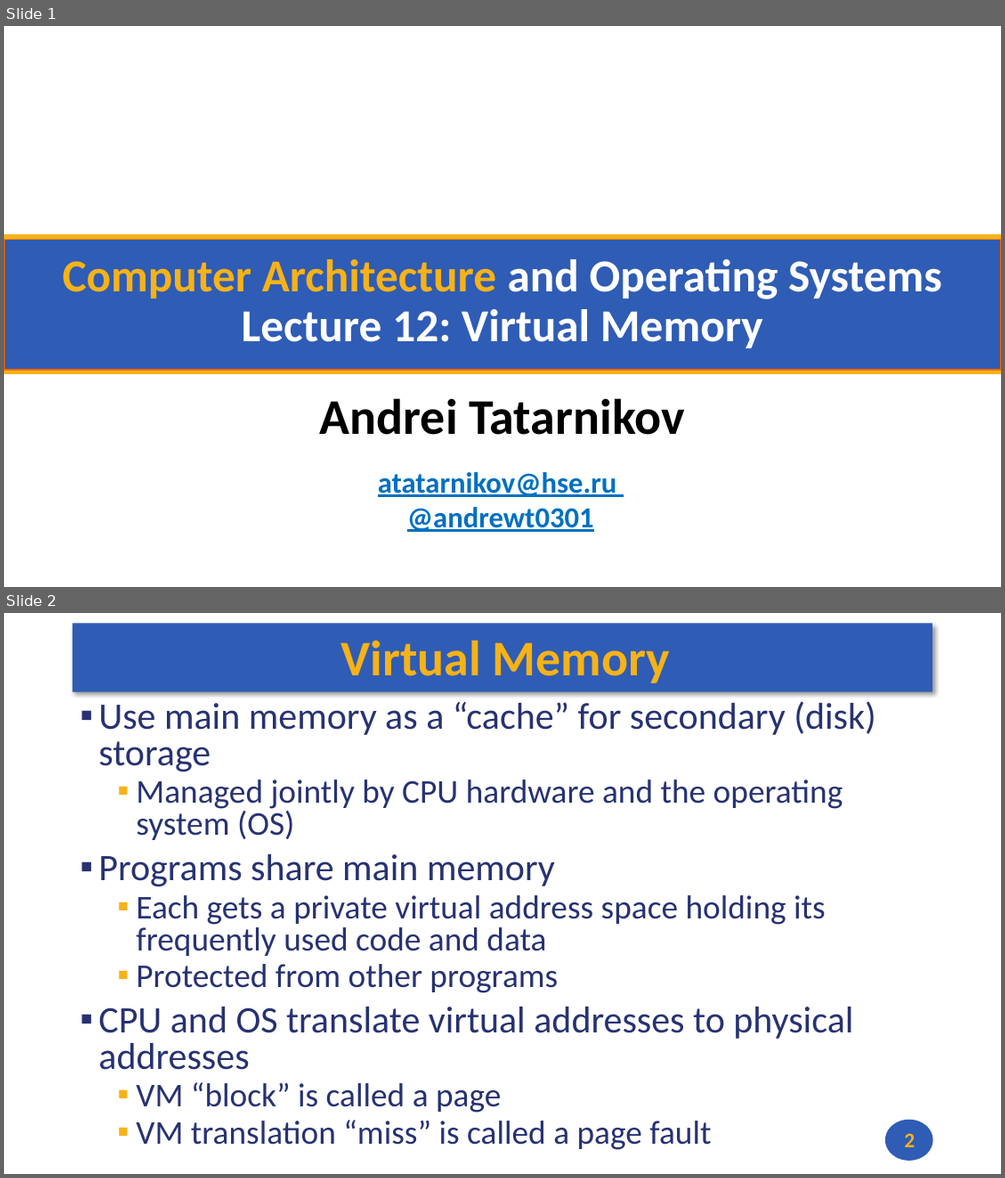
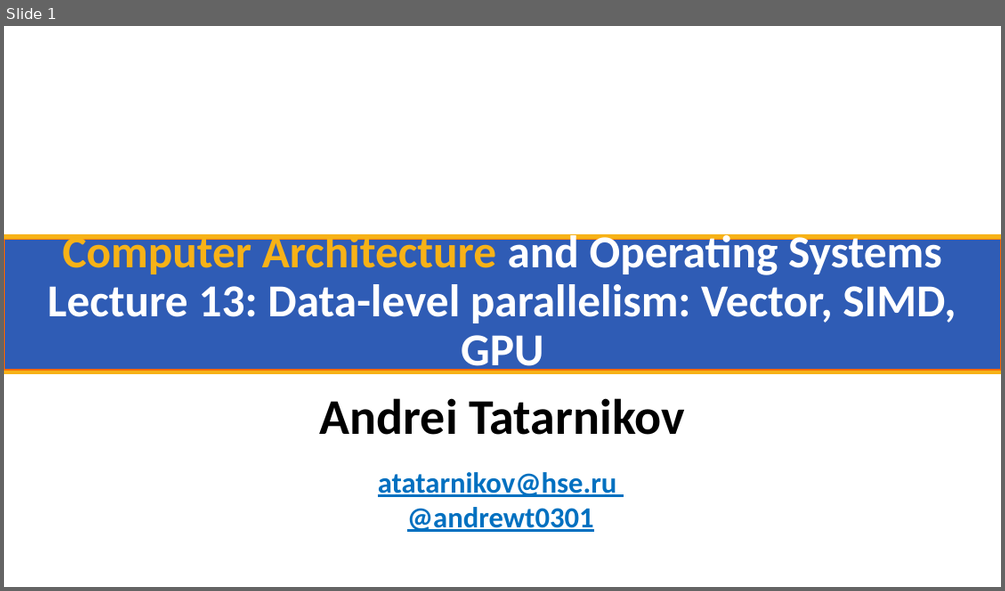
Before and after one commit to andrewt0301/hse-acos-course, a slide deck: docs/part1ca/13_DLP/CA_Lecture_13.pptx. Shown one above the other, each under a label of ours: slides 1 and 2 before the commit, slide 1 after it. The pictures are 1005x1178 and 1005x591 pixels, drawn with LibreOffice and Linux fonts; fonts in the diff are those of the drawing; background and template pictures are left out. Boxes give left, top, right and bottom in pixels: in the first picture for what was removed or moved away, otherwise in the second. Text is boxed around its words. In the diff, an @@ line names an element or a change of style, - is before the commit and + after.

```diff
--- a/docs/part1ca/13_DLP/CA_Lecture_13.pptx
+++ b/docs/part1ca/13_DLP/CA_Lecture_13.pptx
@@ slide 2 removed at bbox=[4, 613, 1001, 1174], background #FFFFFF @@
@@ rectangle removed at bbox=[73, 624, 933, 692] @@
@@ title removed at bbox=[340, 640, 669, 683] @@
-Virtual Memory
@@ text removed at bbox=[98, 701, 876, 1150] @@
-▪ Use main memory as a “cache” for secondary (disk) storage
-  ▪ Managed jointly by CPU hardware and the operating system (OS)
-▪ Programs share main memory
-  ▪ Each gets a private virtual address space holding its frequently used code and data
-  ▪ Protected from other programs
-▪ CPU and OS translate virtual addresses to physical addresses
-  ▪ VM “block” is called a page
-  ▪ VM translation “miss” is called a page fault
@@ ellipse removed at bbox=[885, 1119, 933, 1160] @@
@@ page number removed at bbox=[904, 1133, 914, 1147] @@
-2
@@ slide 1 changed as well @@
@@ title at bbox=[48, 229, 955, 377]: text changed @@
-Computer Architecture and Operating Systems
-Lecture 12: Virtual Memory
+Computer Architecture and Operating Systems
+Lecture 13: Data-level parallelism: Vector, SIMD, GPU
```
Also in this commit, not shown: 14 slides added, 17 other slides removed, 1 other file.
